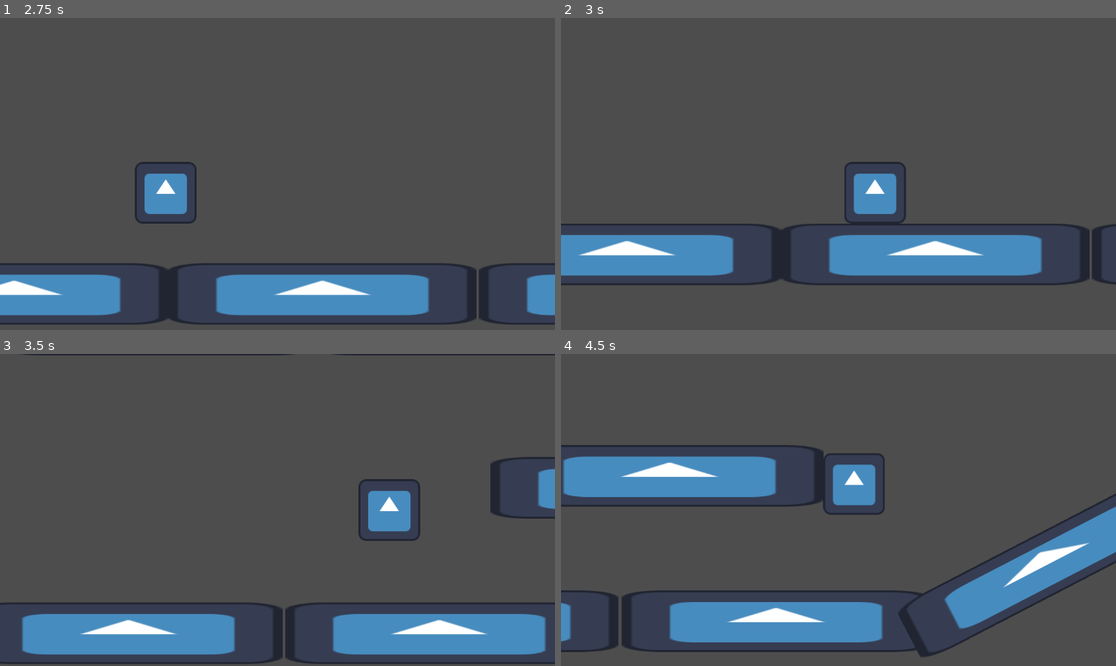
Above: before the commit, frames 1-4 (two rows, left to right).
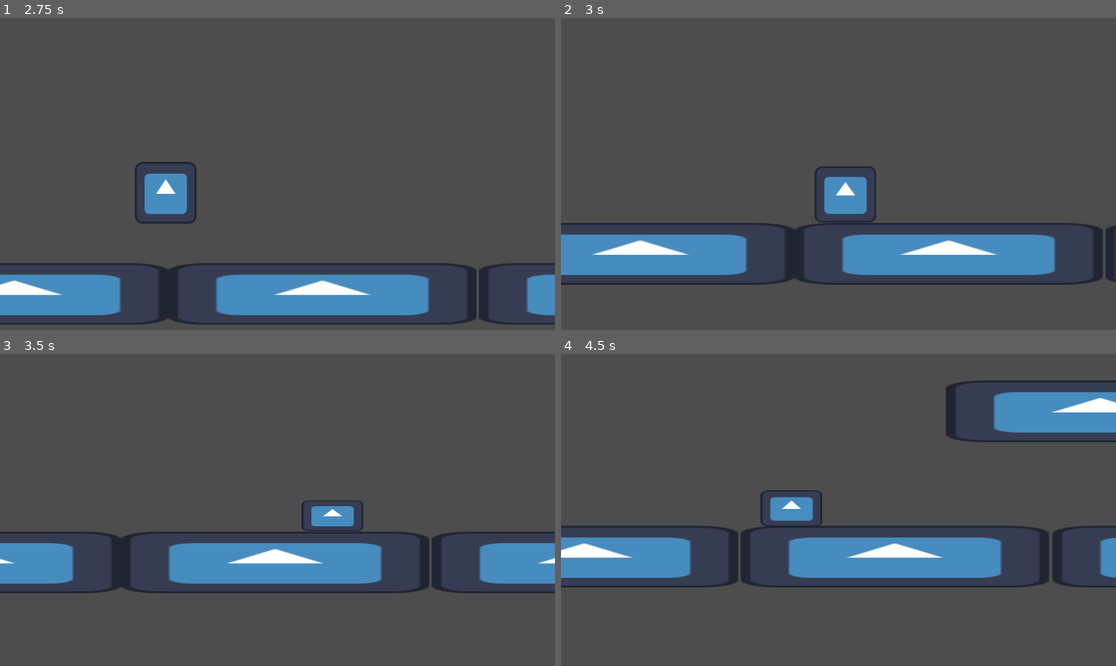
Above: after the commit, the same moments.

Repository: SPsEGS/GameJamLeMeilleurJeu
Game: Godot game, scene res://Scenes/Levels/TestScene.tscn
Two runs of this game, one before a commit and one after it. Both use one fixed random seed, a clock stepped at 60 frames per second and the inputs below. The engine's default icon, where the game draws it, is replaced by a stand-in: a white triangle on a blue panel in a dark square.
Inputs:
- Up to frame 1 (2.75 s): hold Right (p1_mv_right) 0.53-2.03 s; tap Down (p1_crouch) at 0.6, 2.3 s; tap Up (p1_jump) at 0.77, 1.07, 1.52, 1.55, 1.82 s; tap Keypad 0 (p1_interact) at 0.8, 1.35 s; hold Left (p1_mv_left) from 2.03 s (still down); hold Up (p1_jump) from 2.03 s (still down)
- Up to frame 2 (3 s): release Left (p1_mv_left) at 2.78 s; release Up (p1_jump) at 2.78 s; hold Right (p1_mv_right) from 2.78 s (still down); tap Down (p1_crouch) at 2.85 s
- Up to frame 3 (3.5 s): keep holding Right (p1_mv_right); tap Up (p1_jump) at 3.02, 3.32 s; tap Keypad 0 (p1_interact) at 3.05 s
- Up to frame 4 (4.5 s): hold Up (p1_jump) 3.53-4.28 s; tap Keypad 0 (p1_interact) at 3.6 s; release Right (p1_mv_right) at 4.28 s; hold Left (p1_mv_left) from 4.28 s (still down); tap Down (p1_crouch) at 4.35 s

Frame 1 is identical in both runs. In frame 2, 5.8% of the frame differs, in the area x 0-100%, y 46-86%; in frame 3, 26%; in frame 4, 33%, in the area x 0-100%, y 8-98%.

Commit message:
yoyooy

Diff:
--- a/Scripts/Human.gd
+++ b/Scripts/Human.gd
@@ -1,25 +1,29 @@
 extends Player
 
-#var crouching : bool = false
-#var speed_crouching = speed / 2
-#var reel_speed = speed
-#
-#@onready var _animation_player = $AnimationPlayer
-#
-#func input_loop() :
-#	direction = int(Input.is_action_pressed("p1_mv_right")) - int(Input.is_action_pressed("p1_mv_left"))
-#	if(Input.is_action_pressed("p1_jump") and is_on_floor() and !has_jumped and !crouching):
-#		jump()
-#	if (Input.is_action_just_pressed("p1_crouch") and is_on_floor()) :
-#		if(!crouching) :
-##			crouch()
-#			crouching = true
-#		else :
-#			#speed = reel_speed
-#			crouching = false
-#			_animation_player.play("un_crouching")
-#
-#
-##func crouch() :
-#	speed = speed_crouching
-#	_animation_player.play("crouching")
+var crouching : bool = false
+var speed_crouching = speed / 2
+var reel_speed = speed
+
+@onready var _animation_player = $AnimationPlayer
+
+func input_loop() :
+	direction = int(Input.is_action_pressed("p1_mv_right")) - int(Input.is_action_pressed("p1_mv_left"))
+	if(Input.is_action_pressed("p1_jump") and is_on_floor() and !has_jumped and !crouching):
+		jump()
+	if (Input.is_action_just_pressed("p1_crouch") and is_on_floor()) :
+		if(!crouching) :
+			crouch()
+			crouching = true
+		else :
+			speed = reel_speed
+			crouching = false
+			_animation_player.play("un_crouching")
+	if (Input.is_action_just_pressed("p1_interact")) :
+		interact()
+
+func crouch() :
+	speed = speed_crouching
+	_animation_player.play("crouching")
+
+func interact() :
+	pass
Not shown: 1 places in Scenes/Human.tscn that only renumber resources
Not shown: 1 places in Scenes/Levels/TestScene.tscn that only renumber resources
Not shown: 1 places in Scenes/TestScene.tscn that only renumber resources
